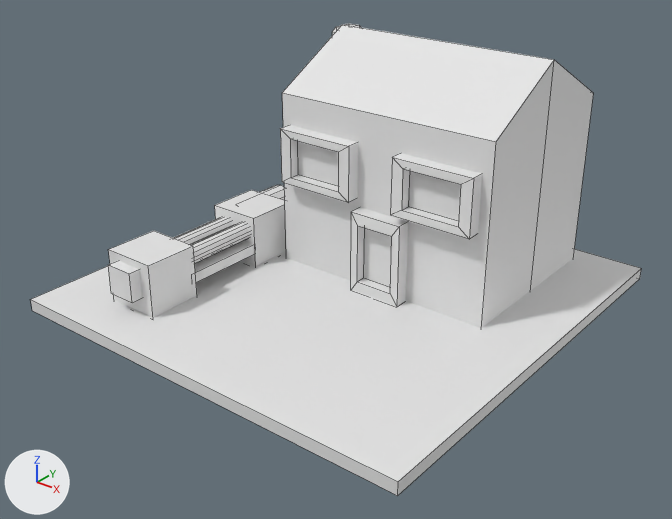
Before and after pictures for a commit that changed the FBX model Assets/Models/Structures/RubberFactory.fbx.
Camera for both pictures: a camera (50 mm lens) standing at (18.2, -23.4, 15.5) and looking at (0.4, -1.1, 1.7). Every picture has the same lights, and +X, +Y and +Z are marked at lower left. The first picture is the older version. Mesh edges are drawn as thin lines. Where no turn or scale is listed for an object, it has been applied to the vertices.

Names of what the first picture shows: 'Platform', 'RubberFabricator', 'RubberFactory'.
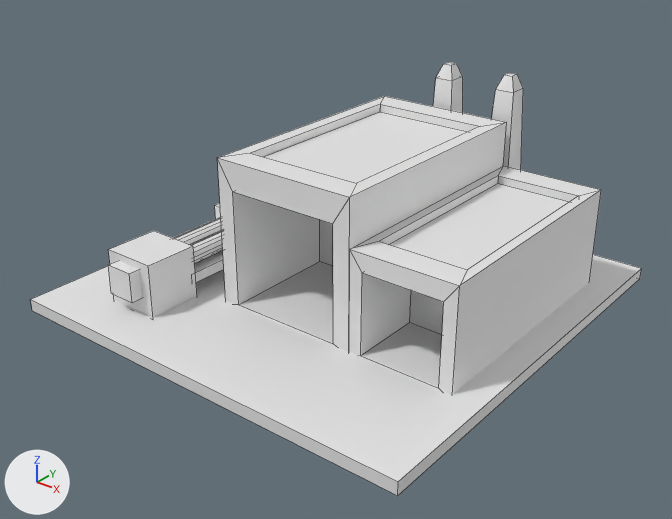
The change, as a list of edits to the scene's bpy script:
```text
Add me_cube_003:
    me_cube_003.from_pydata(...)  # 88 vertices, 74 faces; spans x -2.44..6.75, y -9.85..0.79, z -0.83..6.11
Remove ob_rubberfactory:
    ob_rubberfactory = bpy.data.objects.new('RubberFactory', me_rubberfactory_001)
    ob_rubberfactory.location = (-3.72, 4.44, 0.4)
Add ob_cube_002:
    ob_cube_002 = bpy.data.objects.new('Cube.002', me_cube_003)
    ob_cube_002.location = (0.0, 6.24, 0.81)
```

What differs and where, as boxes [x1, y1, x2, y2] in the pictures (672 x 519 px):
'Cube.002', added: after [217, 62, 601, 395]
'RubberFactory', deleted: before [280, 23, 593, 328]
